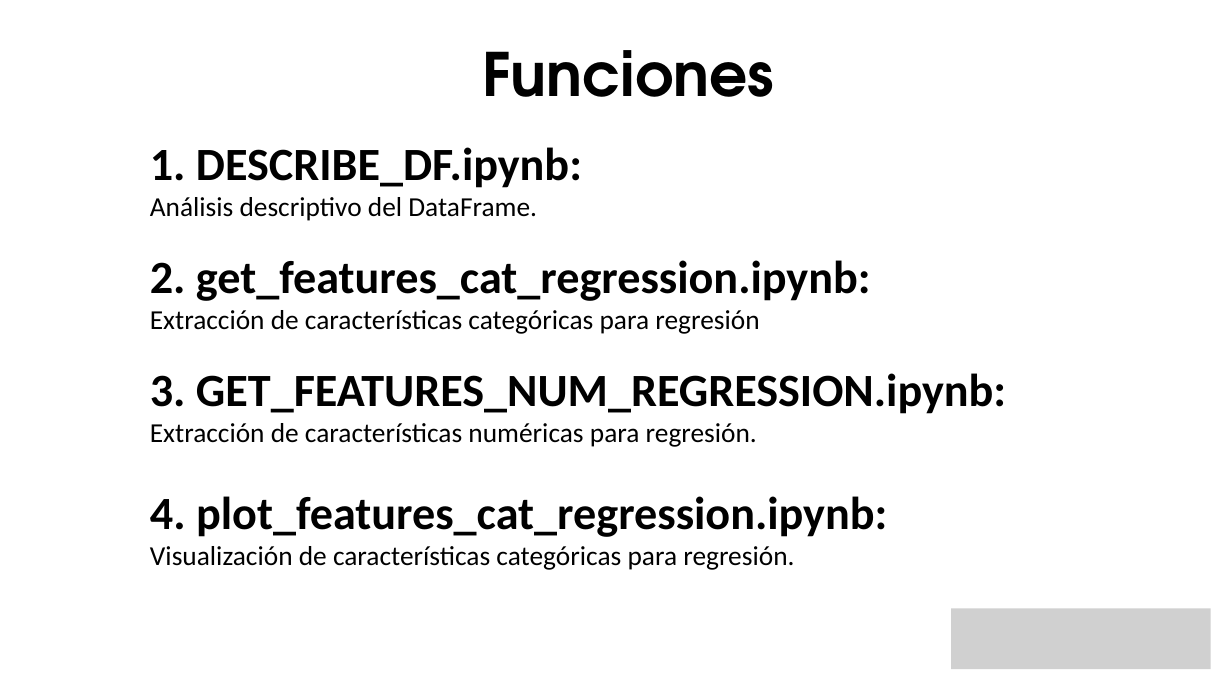
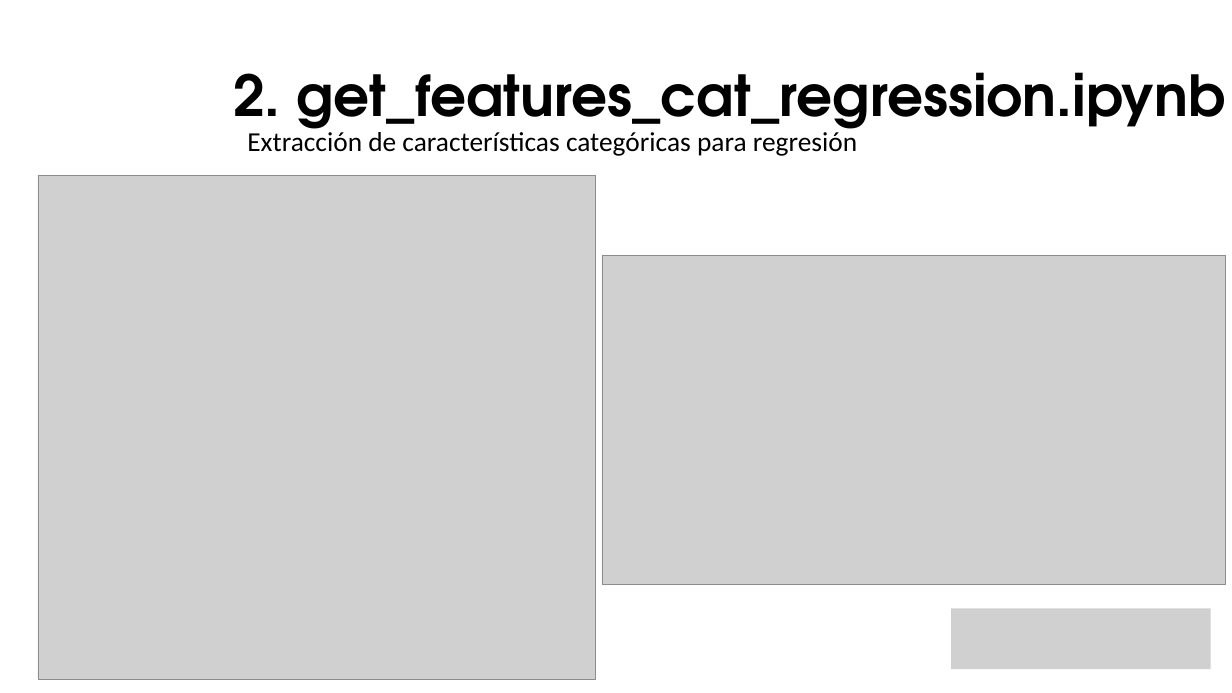
Before and after one commit to apvwbm/Team-Challenge---Lost-in-ML, a slide deck: slide 7 of Team Lost in ML.pptx (slide 5 before the commit). Drawn at 1232x693 pixels with LibreOffice and Linux fonts; fonts in the diff are those of the drawing; grey boxes stand for pictures; background and template pictures are left out. Boxes give left, top, right and bottom in pixels: in the first picture for what was removed or moved away, otherwise in the second. Text is boxed around its words. In the diff, an @@ line names an element or a change of style, - is before the commit and + after.

```diff
--- a/Team Lost in ML.pptx
+++ b/Team Lost in ML.pptx
@@ text at (x1=233, y1=72, x2=1226, y2=140): text changed; size 70 to 66 pt @@
-Funciones
+2. get_features_cat_regression.ipynb
@@ text removed at (x1=150, y1=147, x2=582, y2=221) @@
-1. DESCRIBE_DF.ipynb:
-Análisis descriptivo del DataFrame.
@@ text "Extracción de características categóricas para ..." moved from (x1=150, y1=260, x2=871, y2=334) to (x1=247, y1=128, x2=857, y2=156) @@
@@ picture added at (x1=38, y1=175, x2=596, y2=679) @@
@@ text at (x1=150, y1=260, x2=871, y2=301): paragraph removed @@
-2. get_features_cat_regression.ipynb:
@@ picture added at (x1=602, y1=256, x2=1225, y2=585) @@
@@ text removed at (x1=150, y1=373, x2=1006, y2=447) @@
-3. GET_FEATURES_NUM_REGRESSION.ipynb:
-Extracción de características numéricas para regresión.
@@ text removed at (x1=150, y1=496, x2=887, y2=570) @@
-4. plot_features_cat_regression.ipynb:
-Visualización de características categóricas para regresión.
```
Also in this commit, not shown: 3 other slides changed, 11 slides added.
